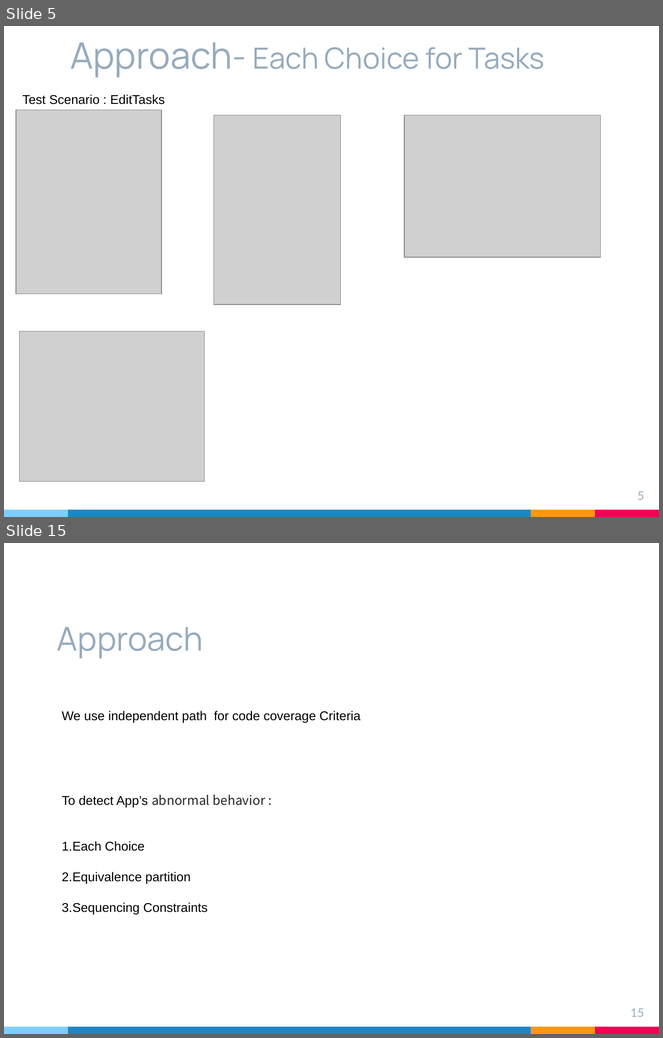
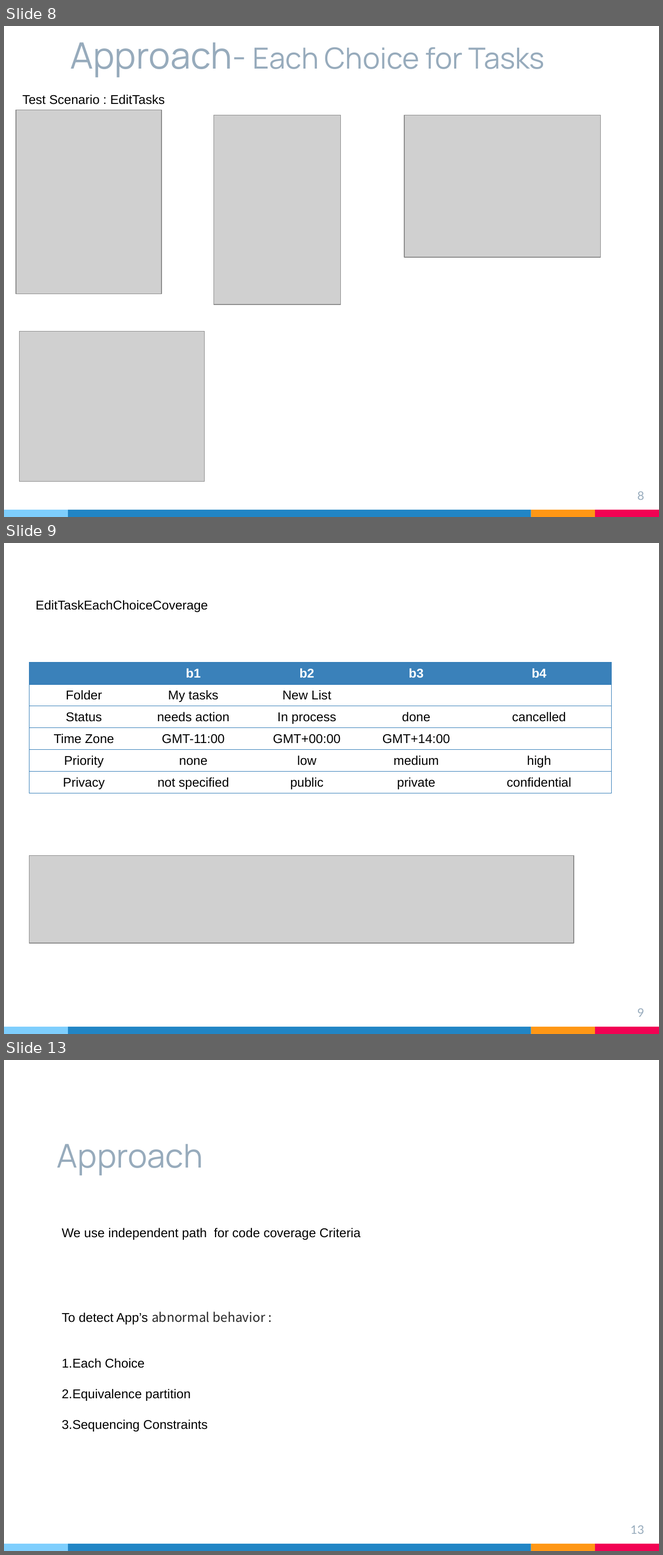
Before and after one commit to likesm0887/STV-Project, a slide deck: Document/軟體測試期末簡報.pptx. Shown one above the other, each under a label of ours: slides 5 and 15 before the commit, slides 8, 9 and 13 after it; the slides between them are not shown. The pictures are 663x1038 and 663x1555 pixels, drawn with LibreOffice and Linux fonts; fonts in the diff are those of the drawing; grey boxes stand for pictures. Boxes give left, top, right and bottom in pixels: in the first picture for what was removed or moved away, otherwise in the second. Text is boxed around its words. In the diff, an @@ line names an element or a change of style, - is before the commit and + after.

```diff
--- a/Document/軟體測試期末簡報.pptx
+++ b/Document/軟體測試期末簡報.pptx
@@ slide 9 added at (x1=4, y1=543, x2=659, y2=1034), background #FFFFFF; not listed: 4 template elements that a slide beside it also shows @@
@@ text added at (x1=36, y1=600, x2=208, y2=612), 14 pt, text #000000 @@
+EditTaskEachChoiceCoverage
@@ table added at (x1=29, y1=663, x2=612, y2=794), 6 rows, 5 columns @@
+ | b1 | b2 | b3 | b4
+Folder | My tasks | New List |  | 
+Status | needs action | In process | done | cancelled
+Time Zone | GMT-11:00 | GMT+00:00 | GMT+14:00 | 
+Priority | none | low | medium | high
+Privacy | not specified | public | private | confidential
@@ picture added at (x1=29, y1=856, x2=574, y2=943) @@
@@ page number added at (x1=637, y1=1008, x2=644, y2=1017), 13 pt, text #97ABBC @@
+9
@@ what was slide 5 is now slide 8 @@
@@ page number at (x1=637, y1=491, x2=644, y2=500): text changed @@
-5
+8
@@ what was slide 15 is now slide 13 @@
@@ page number at (x1=631, y1=1525, x2=644, y2=1534): text changed @@
-15
+13
```
Also in this commit, not shown: 4 slides changed, 5 other slides added, 14 slides removed, 2 other files.
